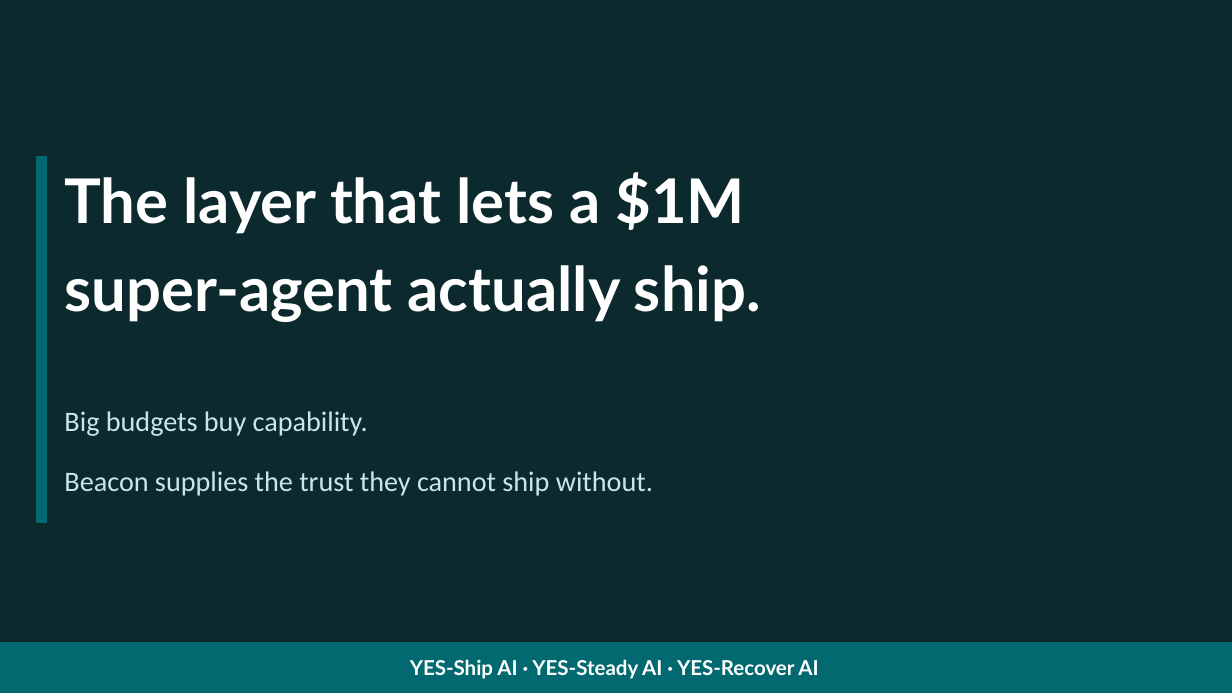
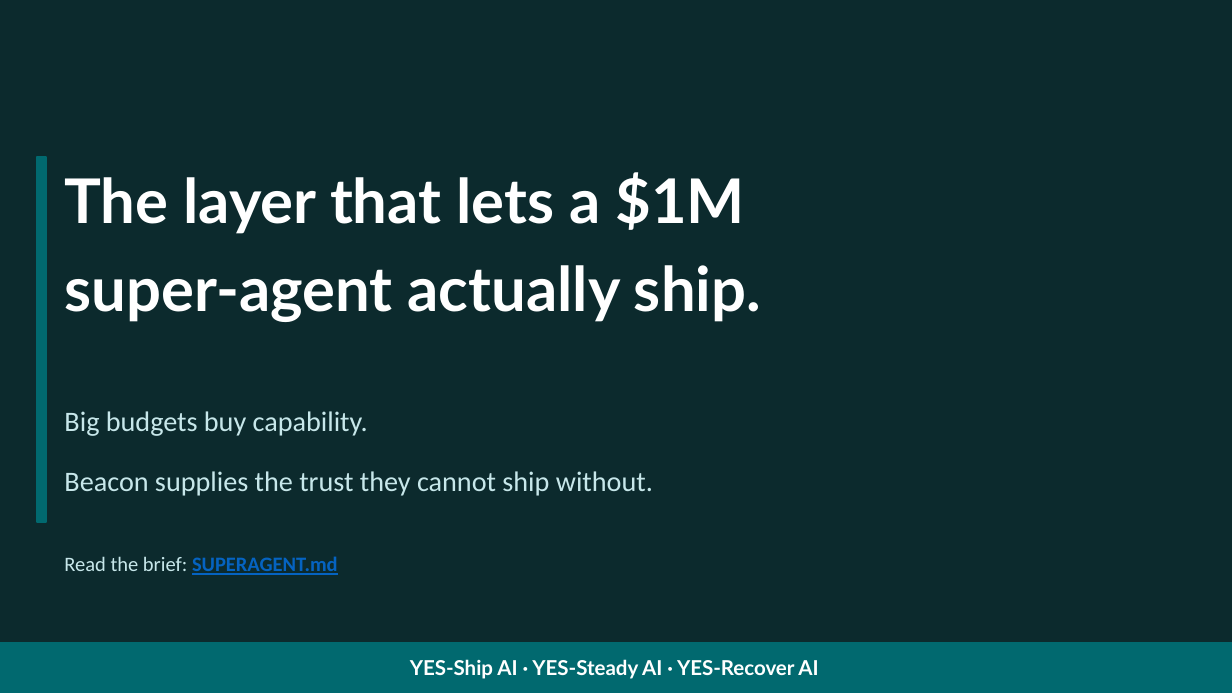
Before and after one commit to aigovops-foundation/aigovops, a slide deck: slide 10 of products/beacon/docs/downloads/AIGovOps_Beacon_Pitch.pptx. Drawn at 1232x693 pixels with LibreOffice and Linux fonts; fonts in the diff are those of the drawing. Boxes give left, top, right and bottom in pixels: in the first picture for what was removed or moved away, otherwise in the second. Text is boxed around its words. In the diff, an @@ line names an element or a change of style, - is before the commit and + after.

```diff
--- a/products/beacon/docs/downloads/AIGovOps_Beacon_Pitch.pptx
+++ b/products/beacon/docs/downloads/AIGovOps_Beacon_Pitch.pptx
@@ text added at [64, 556, 338, 575], 16 pt, text #C7E7EA @@
+Read the brief: SUPERAGENT.md
```
Also in this commit, not shown: 12 other slides changed, 14 slides added, 6 other files.
